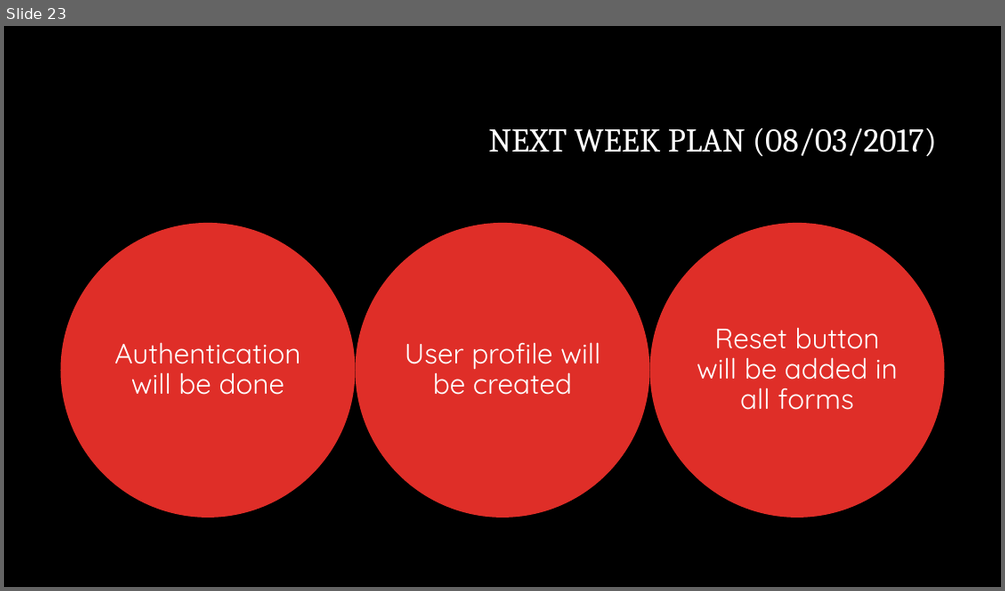
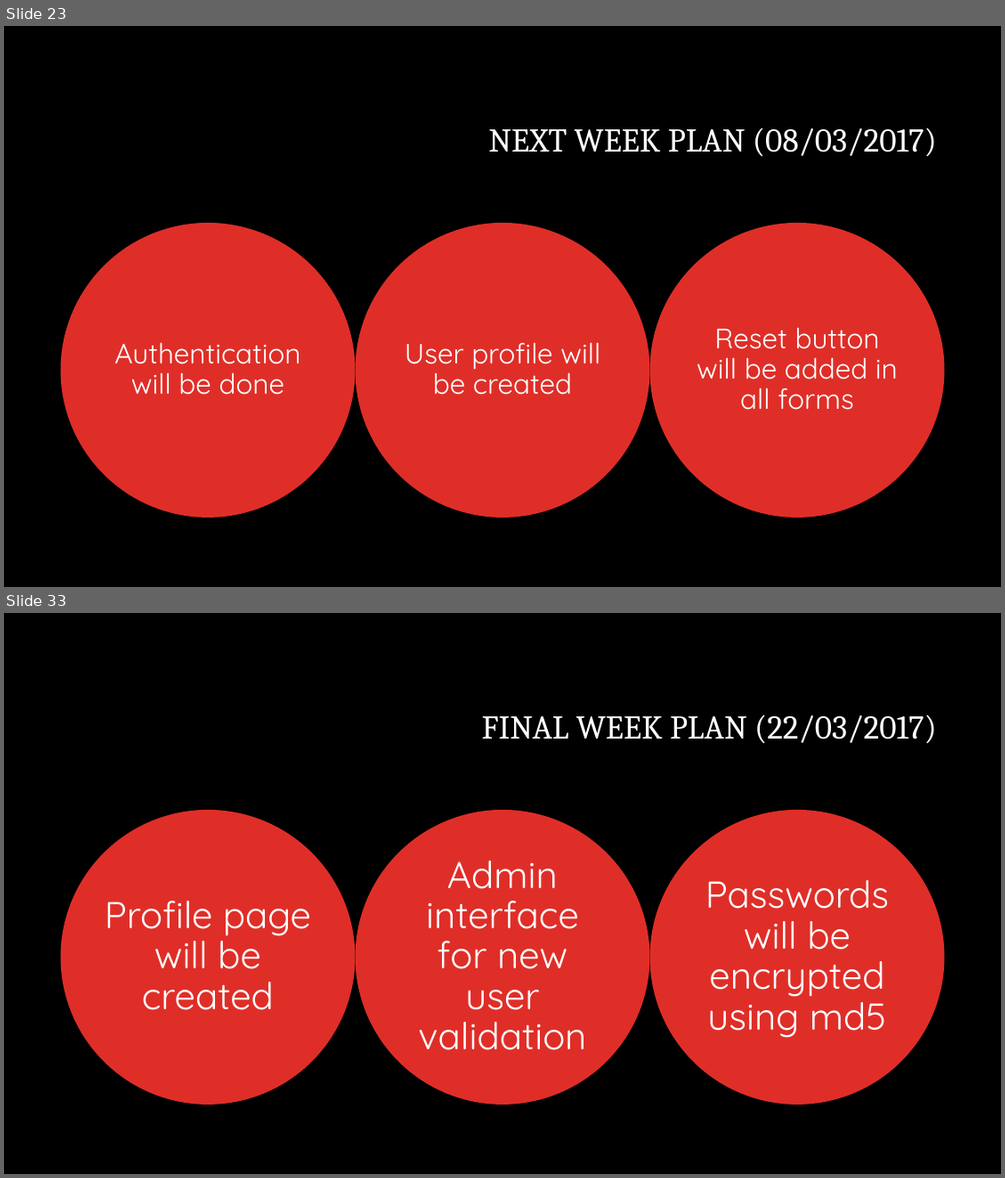
Before and after one commit to priyasatbhaya/IT_WEBD, a slide deck: Internet and web technology new ppt.pptx. Shown one above the other, each under a label of ours: slide 23 before the commit, slides 23 and 33 after it; the slides between them are not shown. The pictures are 1005x591 and 1005x1178 pixels, drawn with LibreOffice and Linux fonts; fonts in the diff are those of the drawing; background and template pictures are left out. Boxes give left, top, right and bottom in pixels: in the first picture for what was removed or moved away, otherwise in the second. Text is boxed around its words. In the diff, an @@ line names an element or a change of style, - is before the commit and + after.

```diff
--- a/Internet and web technology new ppt.pptx
+++ b/Internet and web technology new ppt.pptx
@@ slide 33 added at [4,613,1001,1174], background #000000 @@
@@ title added at [482,714,937,744], 32 pt, text #FFFFFF @@
+FINAL WEEK PLAN (22/03/2017)
@@ group added at [61,810,945,1104]: 3 ellipses, 3 texts @@
+Profile page will be created
+Admin interface for new user validation
+Passwords will be encrypted using md5
```
Also in this commit, not shown: 10 slides changed, 9 other slides added, 11 other files.
